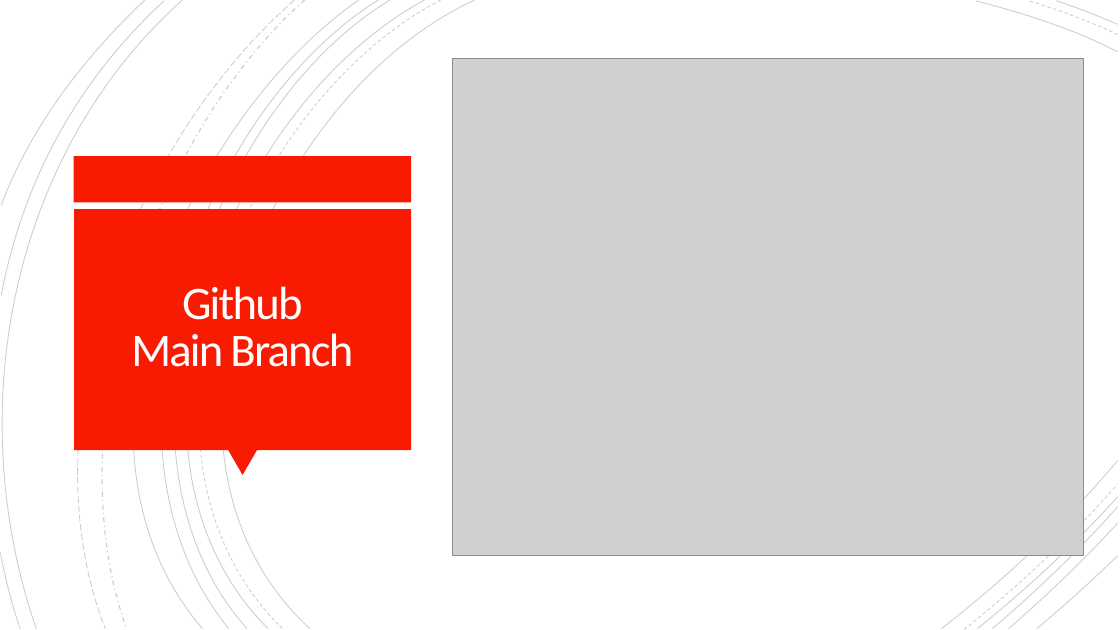
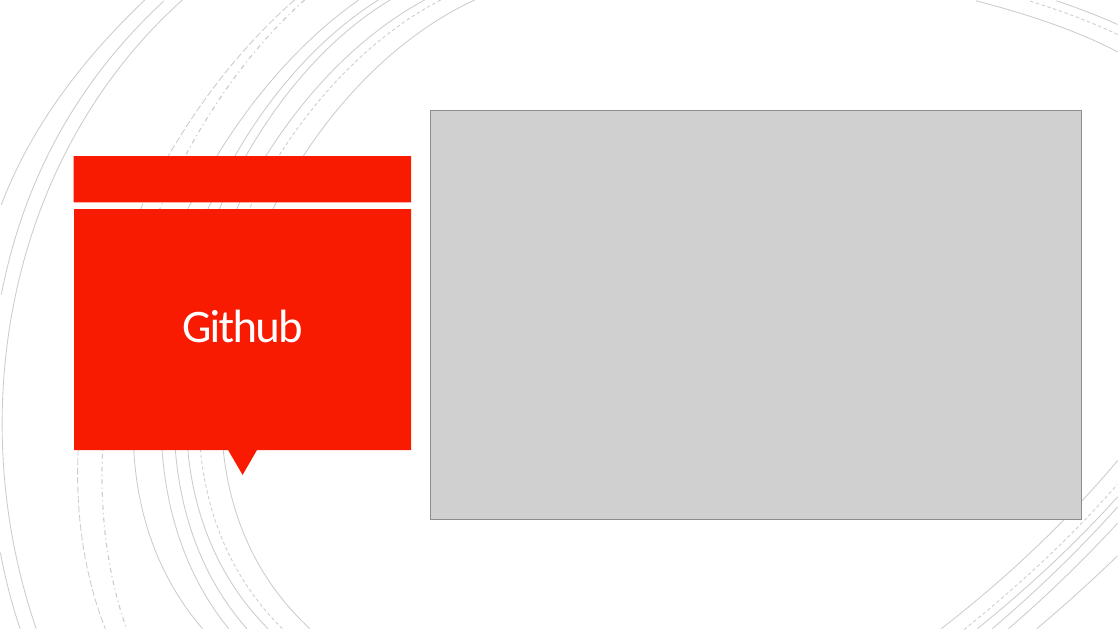
Before and after one commit to NAGYLF/Project-GAME, a slide deck: slide 3 of Csapatmunka.pptx (slide 5 before the commit). Drawn at 1120x630 pixels with LibreOffice and Linux fonts; fonts in the diff are those of the drawing; grey boxes stand for pictures. Boxes give left, top, right and bottom in pixels: in the first picture for what was removed or moved away, otherwise in the second. Text is boxed around its words. In the diff, an @@ line names an element or a change of style, - is before the commit and + after.

```diff
--- a/Csapatmunka.pptx
+++ b/Csapatmunka.pptx
@@ picture: place and size @@
-picture at (453, 59, 1084, 555)
+picture at (431, 111, 1082, 519)
@@ title at (182, 309, 302, 343): text changed @@
-Github
-Main Branch
+Github
```
Also in this commit, not shown: 1 other slide changed, 3 slides added, 3 slides removed.
